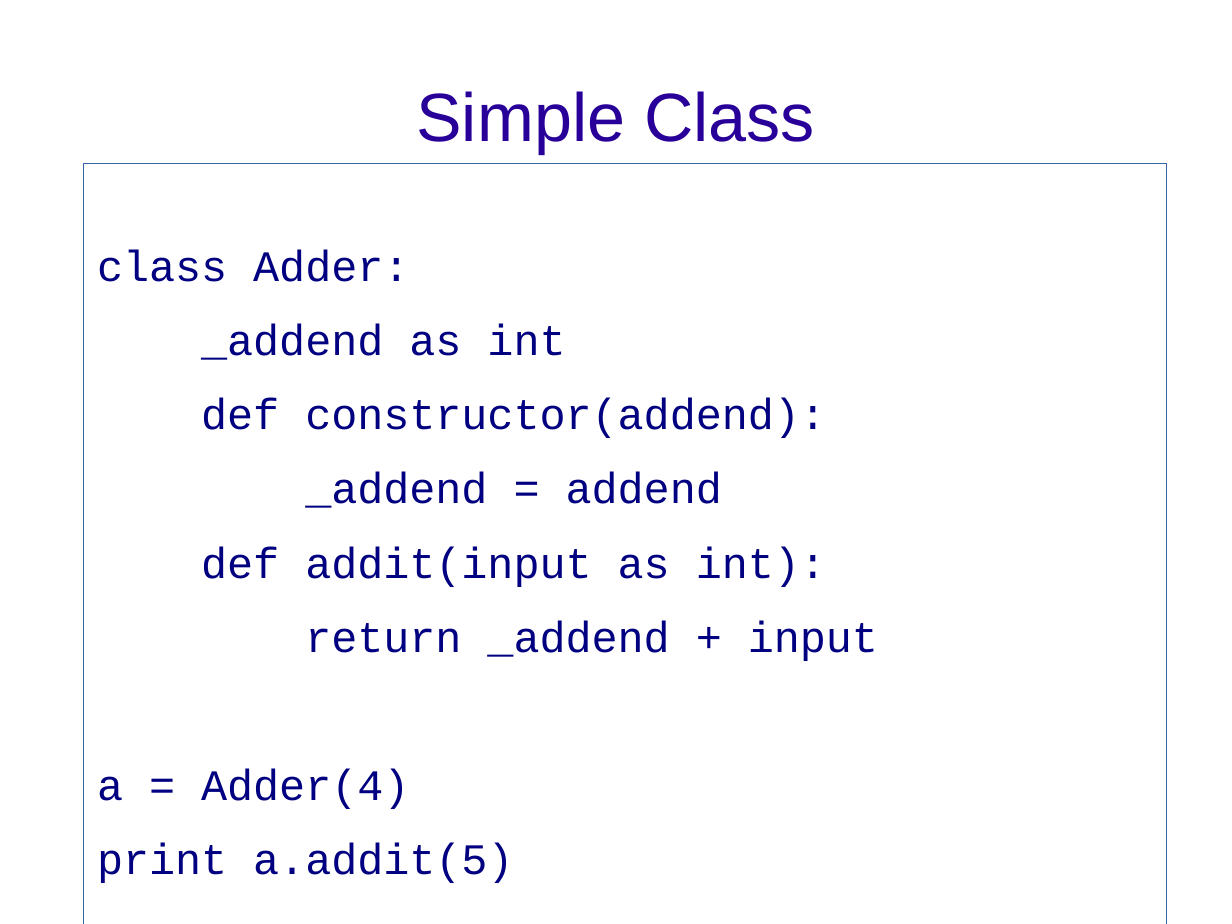
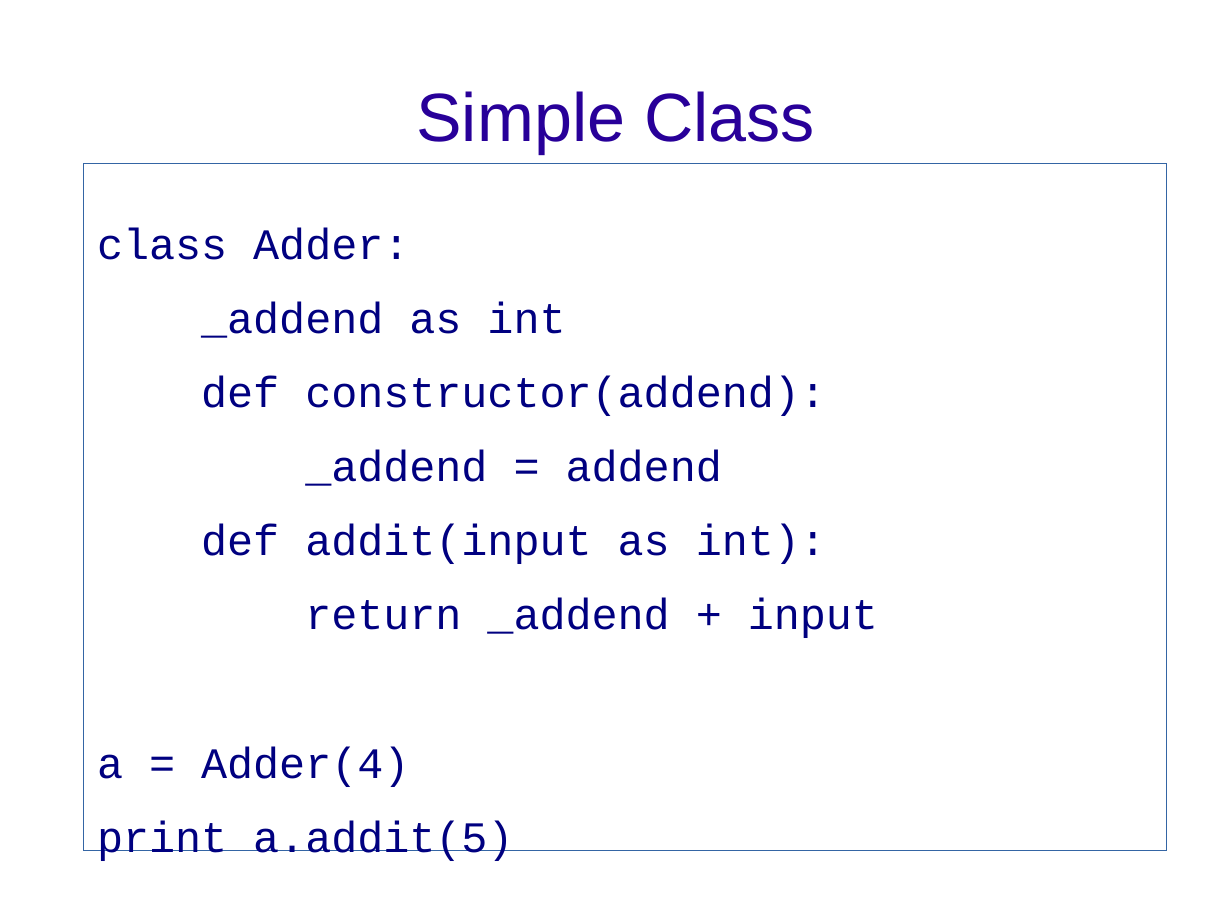
Before and after one commit to scottstephens/boo_talk, a slide deck: slide 13 of Boo.odp. Drawn at 1232x924 pixels with LibreOffice and Linux fonts; fonts in the diff are those of the drawing; background and template pictures are left out. Boxes give left, top, right and bottom in pixels: in the first picture for what was removed or moved away, otherwise in the second. Text is boxed around its words. In the diff, an @@ line names an element or a change of style, - is before the commit and + after.

```diff
--- a/Boo.odp
+++ b/Boo.odp
@@ text "class Adder:": place and size @@
-text "class Adder:" at [84, 164, 1166, 924]
+text "class Adder:" at [84, 164, 1166, 862]
```
Also in this commit, not shown: 3 other slides changed, 1 other file.
